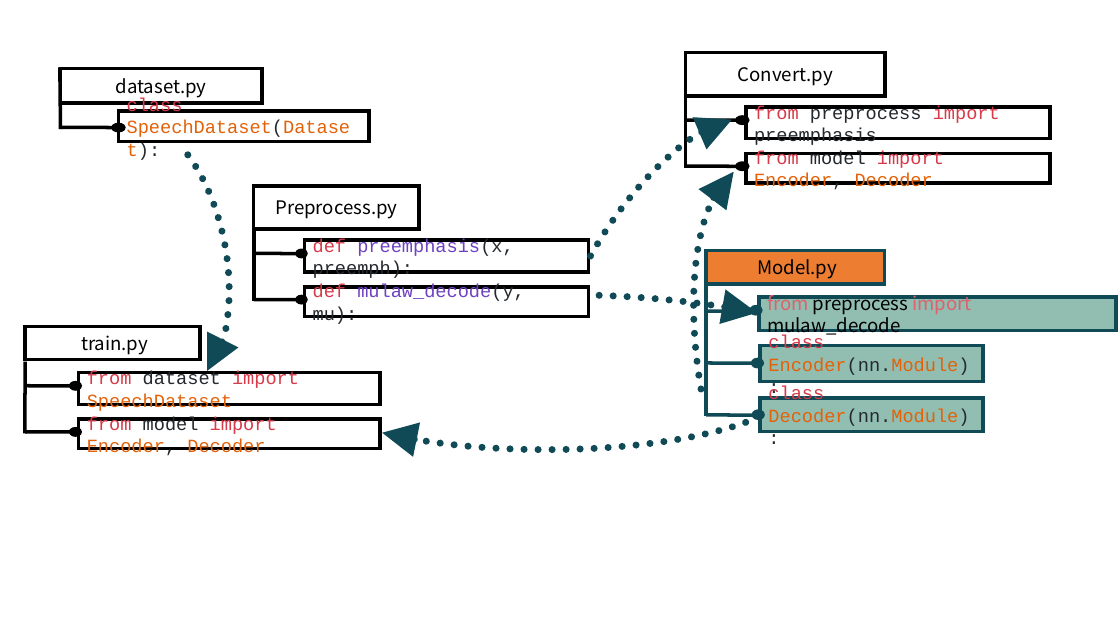
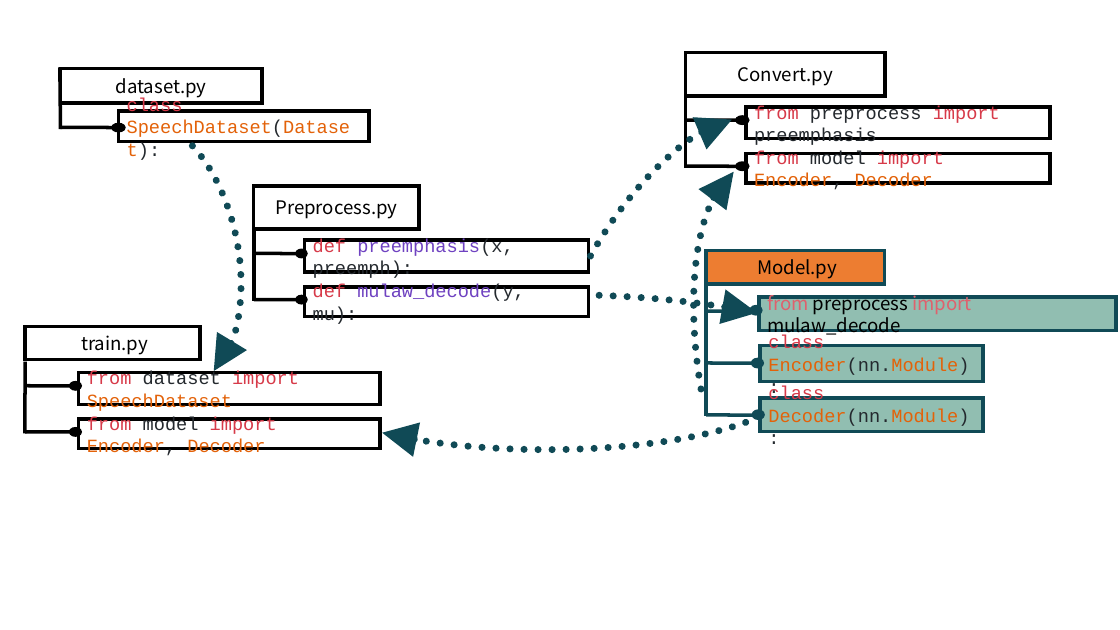
Before and after one commit to Ohrotan/Tedbear-zerospeech, a slide deck: slide 1 of ZeroSpeech_architecture.pptx. Drawn at 1120x630 pixels with LibreOffice and Linux fonts; fonts in the diff are those of the drawing. Boxes give left, top, right and bottom in pixels: in the first picture for what was removed or moved away, otherwise in the second. Text is boxed around its words. In the diff, an @@ line names an element or a change of style, - is before the commit and + after.

```diff
--- a/ZeroSpeech_architecture.pptx
+++ b/ZeroSpeech_architecture.pptx
@@ arc (boxed as its full ellipse): place and size @@
-arc (boxed as its full ellipse) at (62, 110, 251, 400)
+arc (boxed as its full ellipse) at (62, 107, 263, 400)
```
Also in this commit, not shown: 2 other files.
